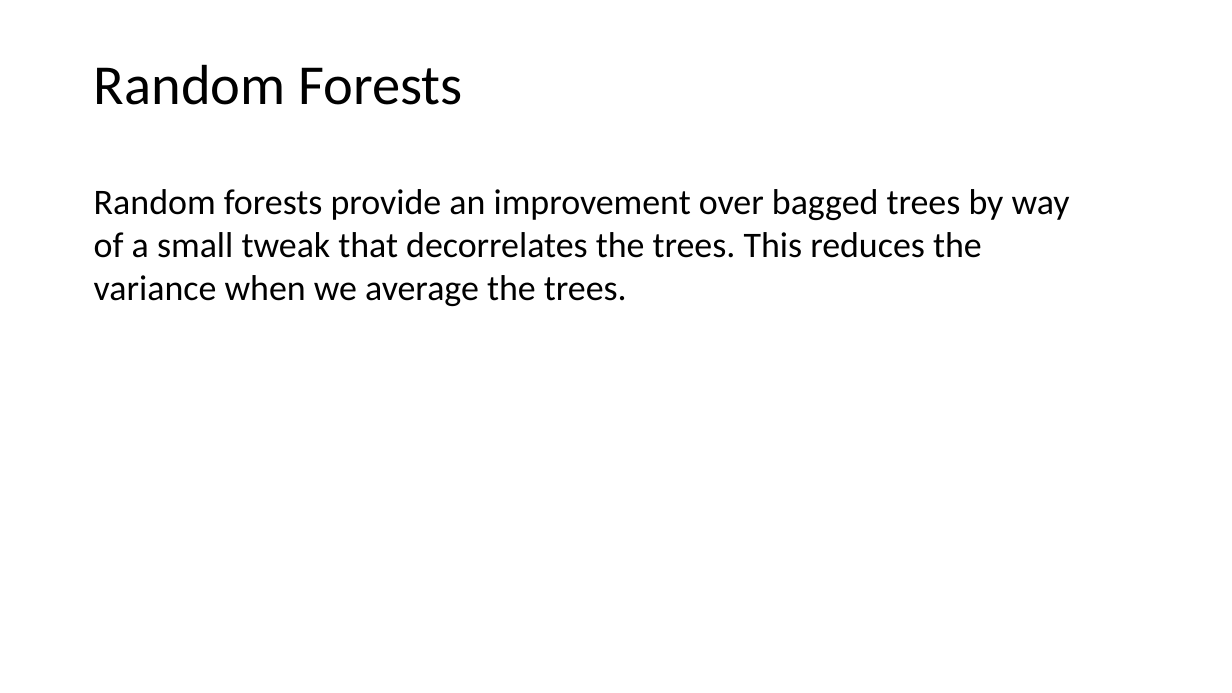
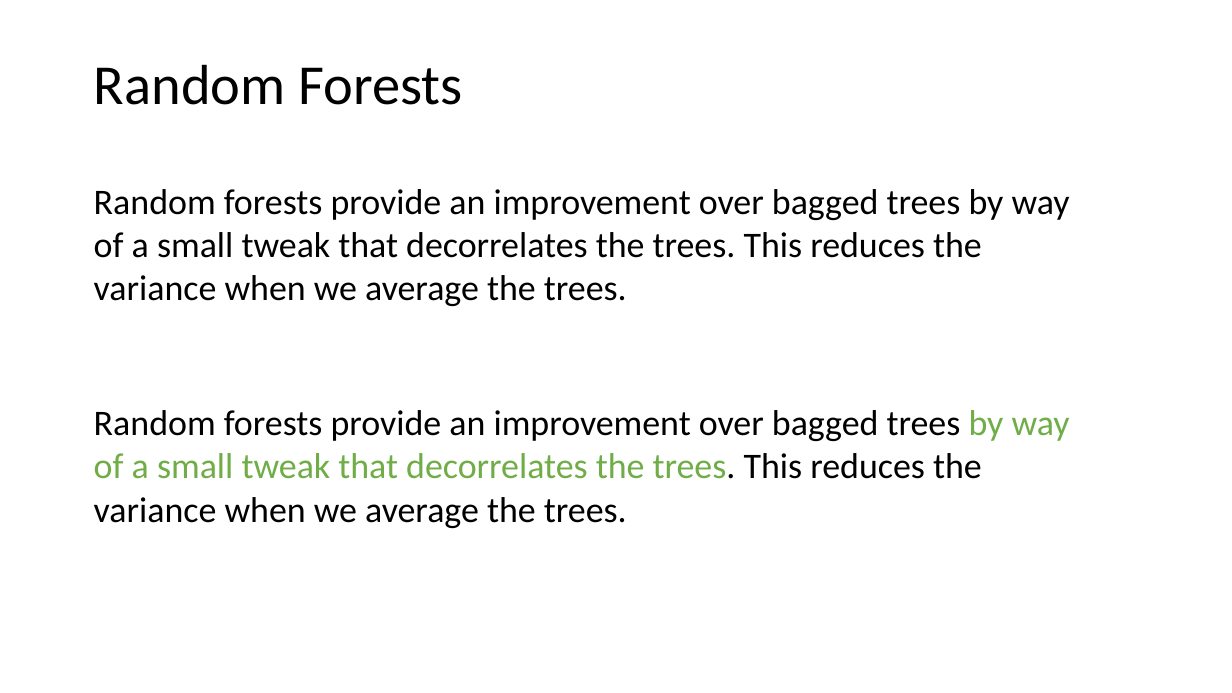
Before and after one commit to tianzheng4/tianzheng4.github.io, a slide deck: slide 26 of _umkc-teaching/slides/Lecture9.pptx. Drawn at 1232x693 pixels with LibreOffice and Linux fonts; fonts in the diff are those of the drawing. Boxes give left, top, right and bottom in pixels: in the first picture for what was removed or moved away, otherwise in the second. Text is boxed around its words. In the diff, an @@ line names an element or a change of style, - is before the commit and + after.

```diff
--- a/_umkc-teaching/slides/Lecture9.pptx
+++ b/_umkc-teaching/slides/Lecture9.pptx
@@ text added at box(94, 410, 1070, 528), 28 pt, text #000000 @@
+Random forests provide an improvement over bagged trees by way of a small tweak that decorrelates the trees. This reduces the variance when we average the trees.
```
Also in this commit, not shown: 1 other slide changed, 1 slide added, 1 other file.
